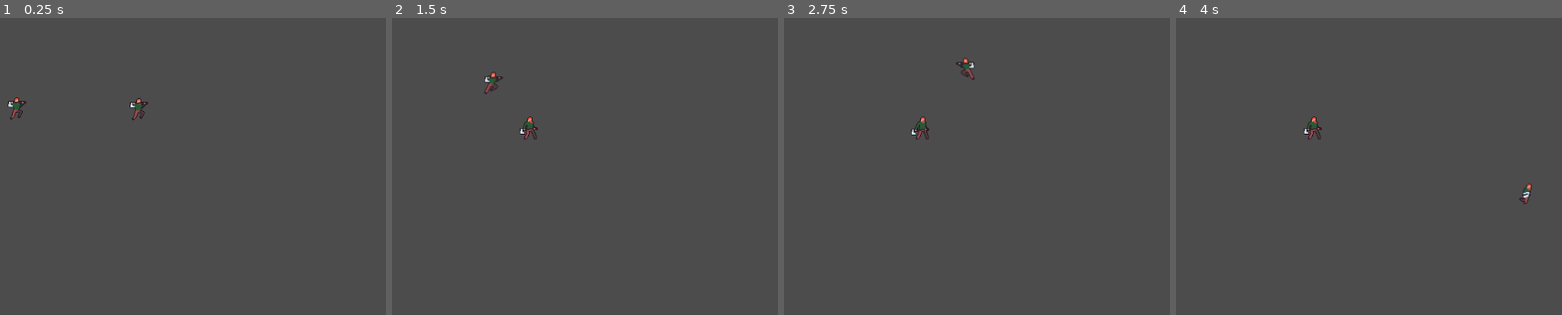
Above: before the commit, frames 1-4 (left to right).
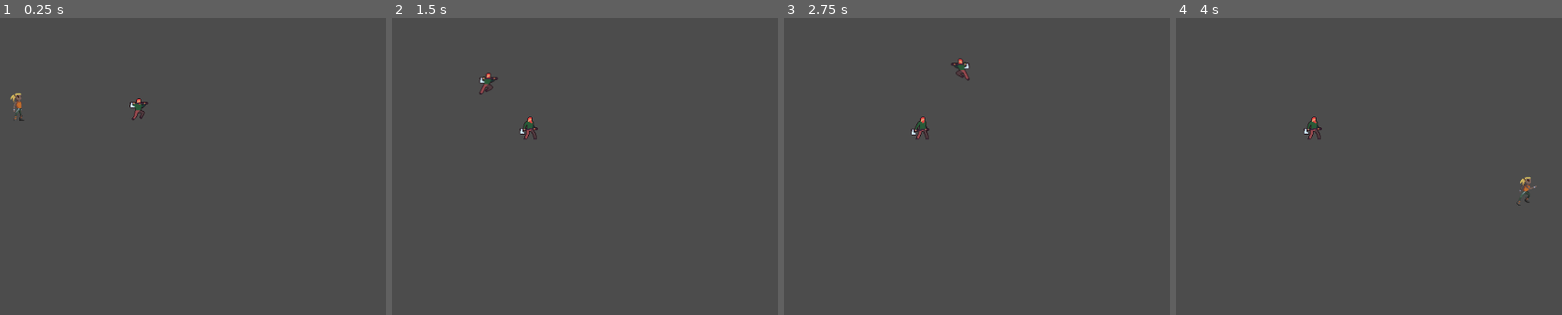
Above: after the commit, the same moments.

Repository: Goktugkola/Cyborg-Compound
Game: Godot game, scene res://Scenes/livil1.tscn
Same seed, same stepped clock (60 frames per second), same inputs: the game is played once before the commit and once after it. This scene is started directly instead of the project's main scene.
Inputs:
- Up to frame 1 (0.25 s): no input
- Up to frame 2 (1.5 s): hold E (p1_walk) 0.53-1.28 s; hold D (p1_right) from 0.53 s (still down); tap W (p1_up) at 0.77 s; tap E (p1_walk) at 1.35 s
- Up to frame 3 (2.75 s): tap W (p1_up) at 1.52 s; release D (p1_right) at 2.03 s; hold A (p1_left) from 2.03 s (still down); hold E (p1_walk) from 2.03 s (still down)
- Up to frame 4 (4 s): release A (p1_left) at 2.78 s; release E (p1_walk) at 2.78 s; hold D (p1_right) from 2.78 s (still down); tap E (p1_walk) at 2.85 s; tap W (p1_up) at 3.02, 3.77 s; hold E (p1_walk) from 3.53 s (still down)

The runs differ from the first frame. In frame 1, 0.2% of the frame differs, in the area x 1-7%, y 25-35%; in frame 2, 0.2%; in frame 3, 0.2%; in frame 4, 0.2%.

Commit message:
Goktug'un amk

Diff:
--- a/CikiletaFighters/Scenes/Player1.tscn
+++ b/CikiletaFighters/Scenes/Player1.tscn
@@ -1,30 +1,26 @@
-[gd_scene load_steps=33 format=2]
+[gd_scene load_steps=37 format=2]
 
-[ext_resource path="res://Assets/player1/Woodcutter_idle.png" type="Texture" id=1]
+[ext_resource path="res://Assets/player1/run.png" type="Texture" id=1]
 [ext_resource path="res://Assets/player1/Woodcutter_walk.png" type="Texture" id=2]
-[ext_resource path="res://Assets/player1/Woodcutter_run.png" type="Texture" id=3]
+[ext_resource path="res://Assets/player1/Idle.png" type="Texture" id=3]
 [ext_resource path="res://Scenes/Player1.gd" type="Script" id=4]
 [ext_resource path="res://Assets/player1/Woodcutter_jump.png" type="Texture" id=5]
 
-[sub_resource type="AtlasTexture" id=3]
-flags = 4
-atlas = ExtResource( 1 )
-region = Rect2( 0, 0, 48, 48 )
+[sub_resource type="AtlasTexture" id=28]
+atlas = ExtResource( 3 )
+region = Rect2( 0, 0, 25, 45 )
 
-[sub_resource type="AtlasTexture" id=4]
-flags = 4
-atlas = ExtResource( 1 )
-region = Rect2( 48, 0, 48, 48 )
+[sub_resource type="AtlasTexture" id=29]
+atlas = ExtResource( 3 )
+region = Rect2( 0, 45, 25, 45 )
 
-[sub_resource type="AtlasTexture" id=5]
-flags = 4
-atlas = ExtResource( 1 )
-region = Rect2( 96, 0, 48, 48 )
+[sub_resource type="AtlasTexture" id=30]
+atlas = ExtResource( 3 )
+region = Rect2( 0, 90, 25, 45 )
 
-[sub_resource type="AtlasTexture" id=6]
-flags = 4
-atlas = ExtResource( 1 )
-region = Rect2( 144, 0, 48, 48 )
+[sub_resource type="AtlasTexture" id=31]
+atlas = ExtResource( 3 )
+region = Rect2( 0, 135, 25, 45 )
 
 [sub_resource type="AtlasTexture" id=19]
 flags = 4
@@ -71,35 +67,45 @@
 atlas = ExtResource( 5 )
 region = Rect2( 192, 0, 48, 48 )
 
-[sub_resource type="AtlasTexture" id=7]
-flags = 4
-atlas = ExtResource( 3 )
-region = Rect2( 0, 0, 48, 48 )
+[sub_resource type="AtlasTexture" id=32]
+atlas = ExtResource( 1 )
+region = Rect2( 0, 0, 50, 50 )
 
-[sub_resource type="AtlasTexture" id=8]
-flags = 4
-atlas = ExtResource( 3 )
-region = Rect2( 48, 0, 48, 48 )
+[sub_resource type="AtlasTexture" id=33]
+atlas = ExtResource( 1 )
+region = Rect2( 0, 50, 50, 50 )
 
-[sub_resource type="AtlasTexture" id=9]
-flags = 4
-atlas = ExtResource( 3 )
-region = Rect2( 96, 0, 48, 48 )
+[sub_resource type="AtlasTexture" id=34]
+atlas = ExtResource( 1 )
+region = Rect2( 0, 100, 50, 50 )
 
-[sub_resource type="AtlasTexture" id=10]
-flags = 4
-atlas = ExtResource( 3 )
-region = Rect2( 144, 0, 48, 48 )
+[sub_resource type="AtlasTexture" id=35]
+atlas = ExtResource( 1 )
+region = Rect2( 0, 150, 50, 50 )
 
-[sub_resource type="AtlasTexture" id=11]
-flags = 4
-atlas = ExtResource( 3 )
-region = Rect2( 192, 0, 48, 48 )
+[sub_resource type="AtlasTexture" id=36]
+atlas = ExtResource( 1 )
+region = Rect2( 0, 200, 50, 50 )
 
-[sub_resource type="AtlasTexture" id=12]
-flags = 4
-atlas = ExtResource( 3 )
-region = Rect2( 240, 0, 48, 48 )
+[sub_resource type="AtlasTexture" id=37]
+atlas = ExtResource( 1 )
+region = Rect2( 0, 250, 50, 50 )
+
+[sub_resource type="AtlasTexture" id=38]
+atlas = ExtResource( 1 )
+region = Rect2( 0, 300, 50, 50 )
+
+[sub_resource type="AtlasTexture" id=39]
+atlas = ExtResource( 1 )
+region = Rect2( 0, 350, 50, 50 )
+
+[sub_resource type="AtlasTexture" id=40]
+atlas = ExtResource( 1 )
+region = Rect2( 0, 400, 50, 50 )
+
+[sub_resource type="AtlasTexture" id=41]
+atlas = ExtResource( 1 )
+region = Rect2( 0, 450, 50, 50 )
 
 [sub_resource type="AtlasTexture" id=13]
 flags = 4
@@ -133,7 +139,7 @@
 
 [sub_resource type="SpriteFrames" id=2]
 animations = [ {
-"frames": [ SubResource( 3 ), SubResource( 4 ), SubResource( 5 ), SubResource( 6 ) ],
+"frames": [ SubResource( 28 ), SubResource( 29 ), SubResource( 30 ), SubResource( 31 ) ],
 "loop": true,
 "name": "Idle",
 "speed": 5.0
@@ -148,10 +154,10 @@
 "name": "JumpInAir",
 "speed": 5.0
 }, {
-"frames": [ SubResource( 7 ), SubResource( 8 ), SubResource( 9 ), SubResource( 10 ), SubResource( 11 ), SubResource( 12 ) ],
+"frames": [ SubResource( 32 ), SubResource( 33 ), SubResource( 34 ), SubResource( 35 ), SubResource( 36 ), SubResource( 37 ), SubResource( 38 ), SubResource( 39 ), SubResource( 40 ), SubResource( 41 ) ],
 "loop": true,
 "name": "Run",
-"speed": 5.0
+"speed": 24.0
 }, {
 "frames": [ SubResource( 13 ), SubResource( 14 ), SubResource( 15 ), SubResource( 16 ), SubResource( 17 ), SubResource( 18 ) ],
 "loop": true,
@@ -160,17 +166,16 @@
 } ]
 
 [sub_resource type="RectangleShape2D" id=1]
-extents = Vector2( 5, 14 )
+extents = Vector2( 5, 18.5 )
 
 [node name="Player1" type="KinematicBody2D"]
 script = ExtResource( 4 )
 
 [node name="AnimatedSprite" type="AnimatedSprite" parent="."]
-position = Vector2( 7, -14 )
+position = Vector2( 0, -14 )
 frames = SubResource( 2 )
-animation = "Jump"
-frame = 3
+animation = "Idle"
 
 [node name="CollisionShape2D" type="CollisionShape2D" parent="."]
-position = Vector2( 0, -4 )
+position = Vector2( 0, -9.5 )
 shape = SubResource( 1 )
